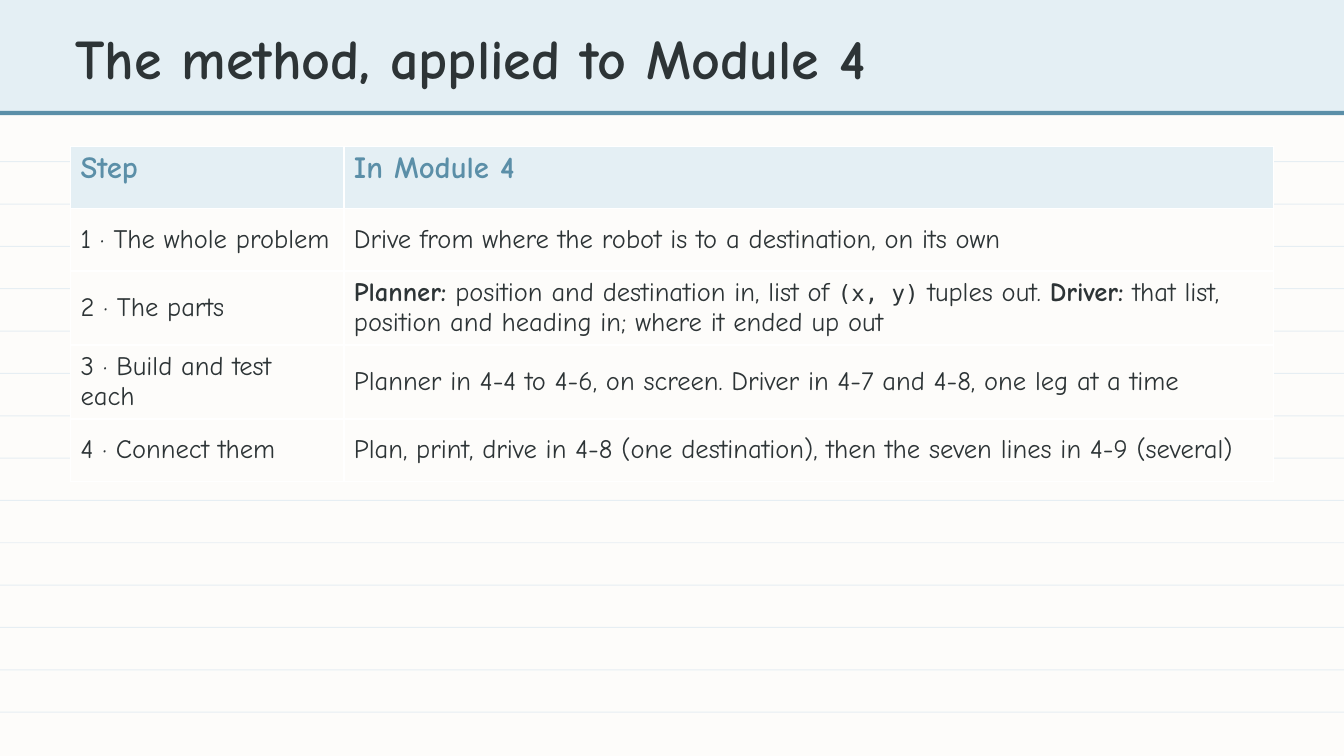
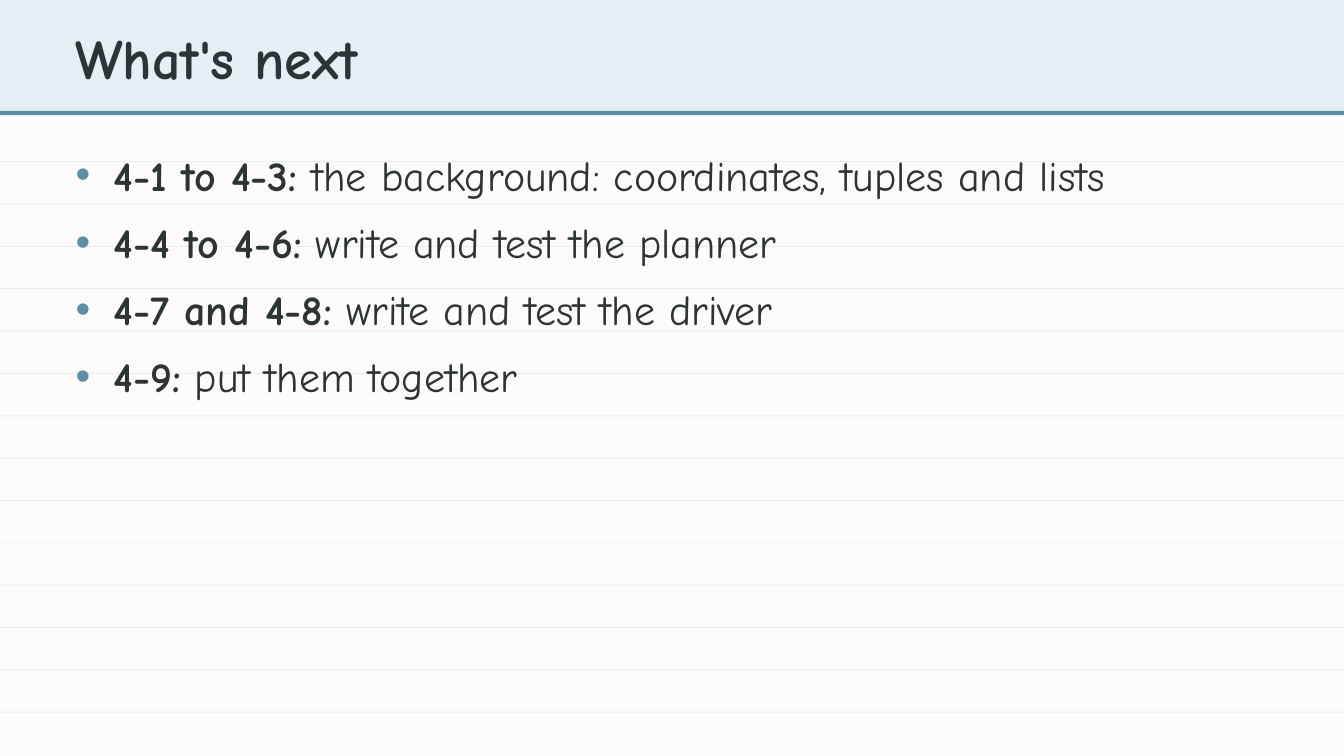
Before and after one commit to bradamiller/LearningPython, a slide deck: slide 17 of static/slides/module-04-manhattan/module-4-lesson-00-overview.pptx (slide 24 before the commit). Drawn at 1344x756 pixels with LibreOffice and Linux fonts; fonts in the diff are those of the drawing. Boxes give left, top, right and bottom in pixels: in the first picture for what was removed or moved away, otherwise in the second. Text is boxed around its words. In the diff, an @@ line names an element or a change of style, - is before the commit and + after.

```diff
--- a/static/slides/module-04-manhattan/module-4-lesson-00-overview.pptx
+++ b/static/slides/module-04-manhattan/module-4-lesson-00-overview.pptx
@@ text at bbox=[76, 40, 358, 80]: text changed @@
-The method, applied to Module 4
+What's next
@@ table removed at bbox=[71, 146, 1273, 467], 5 rows, 2 columns @@
-Step | In Module 4
-1 · The whole problem | Drive from where the robot is to a destination, on its own
-2 · The parts | Planner: position and destination in, list of (x, y) tuples out. Driver: that list, position and heading in; where it ended up out
-3 · Build and test each | Planner in 4-4 to 4-6, on screen. Driver in 4-7 and 4-8, one leg at a time
-4 · Connect them | Plan, print, drive in 4-8 (one destination), then the seven lines in 4-9 (several)
@@ text added at bbox=[113, 162, 1105, 401], 30 pt, text #2D3436 @@
+• 4-1 to 4-3: the background: coordinates, tuples and lists
+• 4-4 to 4-6: write and test the planner
+• 4-7 and 4-8: write and test the driver
+• 4-9: put them together
```
Also in this commit, not shown: 7 other slides changed, 11 slides removed, 15 other files.
